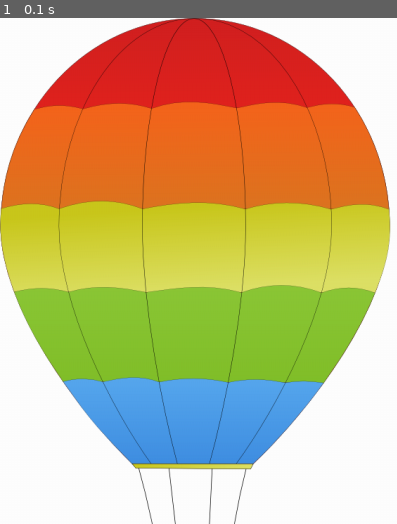
Above: before the commit, frame 1.
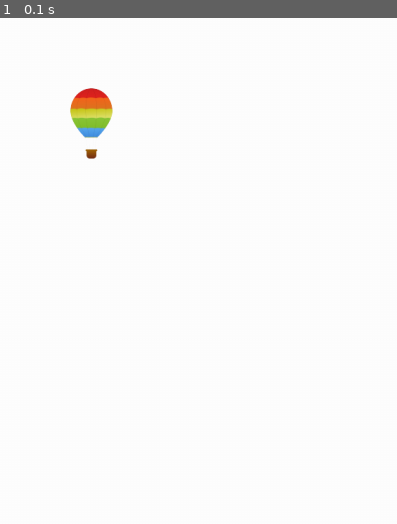
Above: after the commit, the same moment.

Repository: hogt1/vg3_pygame
Game: pygame game, started from game.py
Two runs of this game, one before a commit and one after it. Both use one fixed random seed, a clock stepped at 60 frames per second and the inputs below.
Inputs:
- Up to frame 1 (0.1 s): no input

The runs differ from the first frame. In frame 1, 67% of the frame differs, in the area x 0-99%, y 0-100%.

Commit message:
Skaler bilde

Diff:
--- a/game.py
+++ b/game.py
@@ -14,9 +14,15 @@
 surface.convert()
 
 filename = os.path.join('resources', 'ballon_1.png')
-print(filename)
+
+
+object_rect = pygame.Rect(0,0, 100, 100)
+
 ballon_1 = pygame.image.load(filename)
 ballon_1.convert()
+
+ballon_1_fit_rect = ballon_1.get_rect().fit(object_rect)
+print(ballon_1_fit_rect.size)
 
 while True:
     pygame.event.pump()
@@ -26,7 +32,6 @@
             sys.exit()
     surface.fill((255, 255, 255))
     screen.blit(surface, (0,0))
-    screen.blit(ballon_1, (0,0))
-
+    screen.blit(pygame.transform.smoothscale(ballon_1, ballon_1_fit_rect.size), (100,100))
     pygame.display.flip()
     pygame.display.update()
